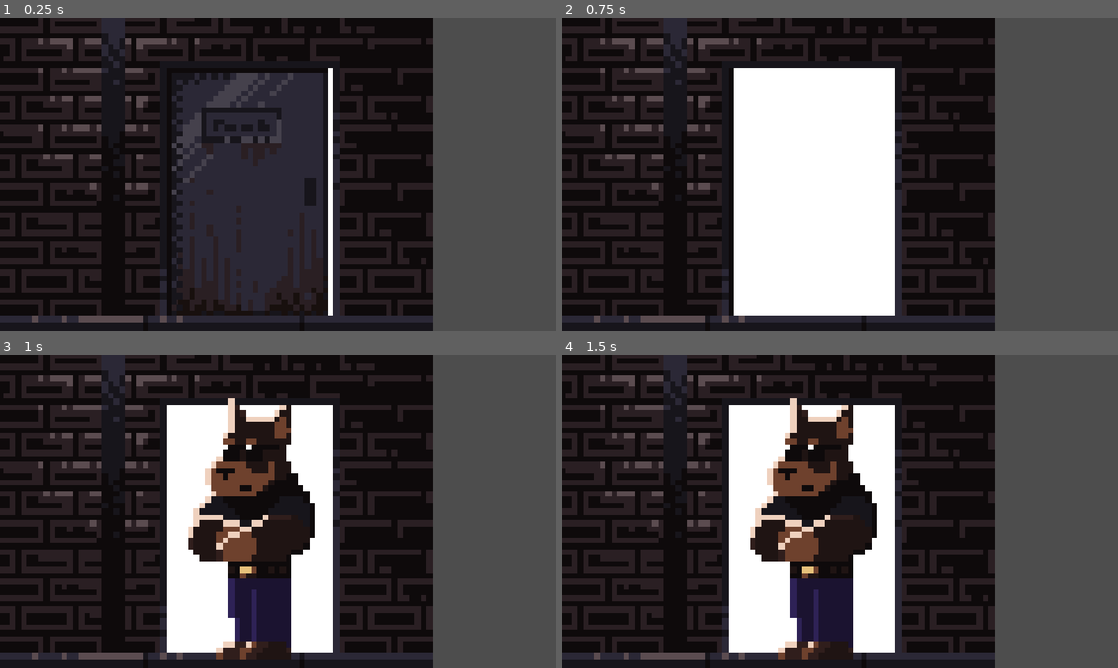
Above: before the commit, frames 1-4 (two rows, left to right).
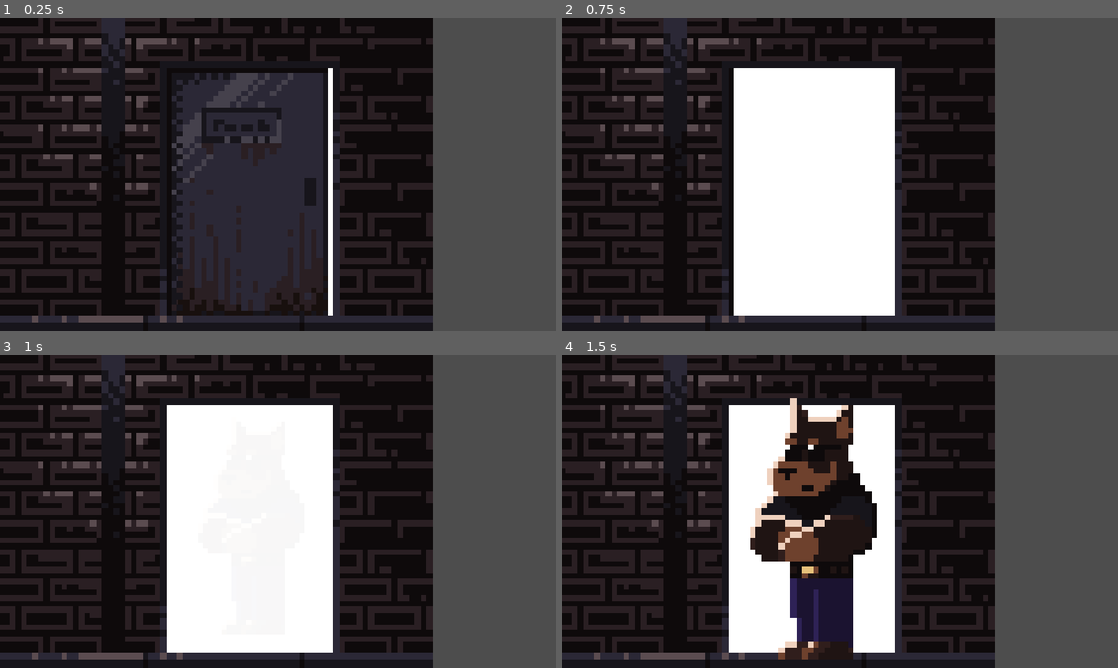
Above: after the commit, the same moments.

Repository: benjamin051000/ruff-night-out
Game: Godot game, scene res://src/core/main.tscn
The game is run twice, just before and just after one commit, with the same random seed, the same clock (stepped at 60 frames per second) and the same inputs.
Inputs (mouse positions are in pixels of both pictures, inside the frame that each line leads up to):
- Up to frame 1 (0.25 s): no input
- Up to frame 2 (0.75 s): move the mouse to (962, 158) at 0.52 s; click (962, 158) at 0.67 s
- Up to frame 3 (1 s): no input
- Up to frame 4 (1.5 s): move the mouse to (728, 527) at 1.27 s; click (728, 527) at 1.42 s

Frames 1-2 are identical in both runs. In frame 3, 12% of the frame differs, in the area x 33-57%, y 13-98%; in frame 4, nothing differs.

Commit message:
bouncer exits the door in the intro cutscene.
Signed-off-by: Benjamin Wheeler <benjaminwheeler0510@gmail.com>

Diff:
--- a/src/characters/bouncer.gd
+++ b/src/characters/bouncer.gd
@@ -20,3 +20,20 @@
 
 func step_forward() -> void:
 	_step_helper(true)
+
+func exit_door() -> void:
+	var old_z_index := z_index
+	var old_scale := scale
+	var old_modulate_a := modulate.a
+
+	z_index = -9
+	modulate.a = 0
+	scale /= 1.2
+	# TODO just set modulate.a = 0 in _ready?
+	visible = true
+
+	var tween := create_tween()
+	#tween.tween_property(self, "position:x", door_x, 0.5)
+	tween.tween_callback(func(): z_index = old_z_index)
+	tween.tween_property(self, "modulate:a", old_modulate_a, 0.5)
+	tween.parallel().tween_property(self, "scale", old_scale, 0.5)
--- a/src/core/main.gd
+++ b/src/core/main.gd
@@ -26,9 +26,12 @@
 
 # Called when the node enters the scene tree for the first time.
 func _ready() -> void:
+	intro()
+
+func intro() -> void:
 	door.open()
 	await get_tree().create_timer(1).timeout
-	bouncer.visible = true
+	bouncer.exit_door()
 	await get_tree().create_timer(1).timeout
 	door.close()
 	move_camera(full_camera)
